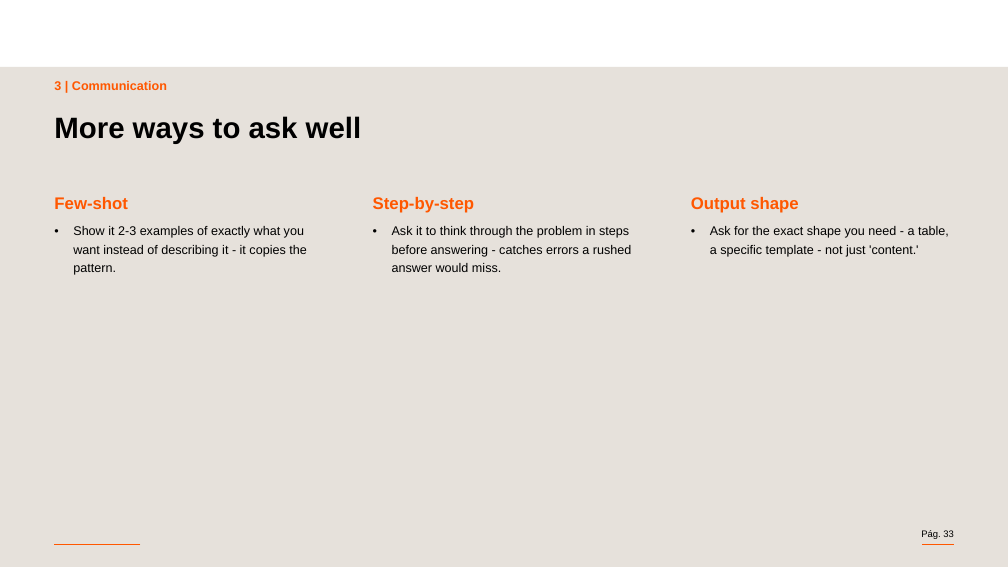
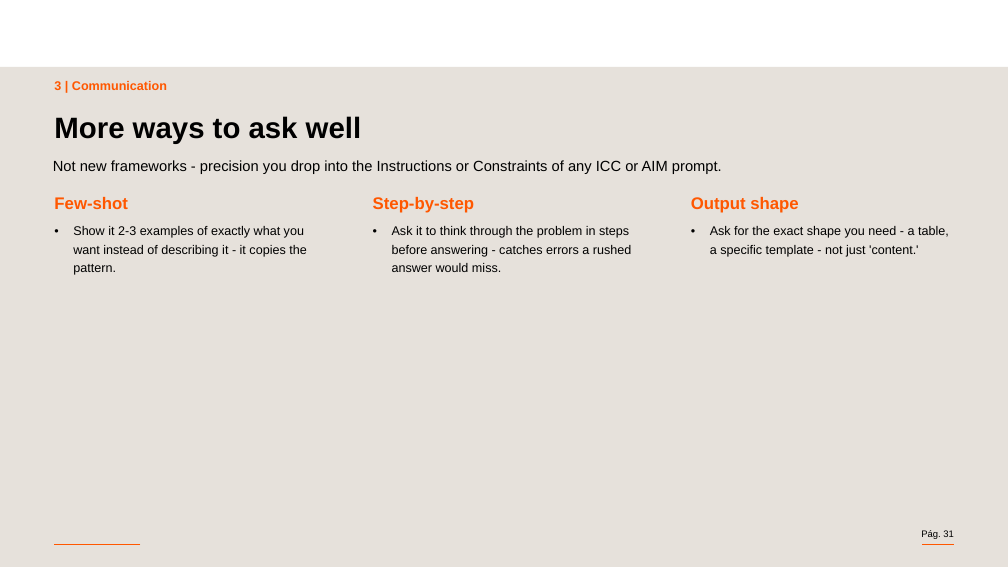
Before and after one commit to aguazz/search-processing-use-of-information, a slide deck: slide 31 of 01-Content/Topic 3 - AI and Prompt Engineering/AI and Prompt Engineering.pptx (slide 33 before the commit). Drawn at 1008x567 pixels with LibreOffice and Linux fonts; fonts in the diff are those of the drawing; background and template pictures are left out. Boxes give left, top, right and bottom in pixels: in the first picture for what was removed or moved away, otherwise in the second. Text is boxed around its words. In the diff, an @@ line names an element or a change of style, - is before the commit and + after.

```diff
--- a/01-Content/Topic 3 - AI and Prompt Engineering/AI and Prompt Engineering.pptx
+++ b/01-Content/Topic 3 - AI and Prompt Engineering/AI and Prompt Engineering.pptx
@@ text added at (53, 160, 722, 174), 14 pt, text #000000 @@
+Not new frameworks - precision you drop into the Instructions or Constraints of any ICC or AIM prompt.
@@ page number at (921, 530, 954, 539): text changed @@
-Pág. 33
+Pág. 31
```
Also in this commit, not shown: 24 other slides changed, 2 slides removed, 1 other file.
